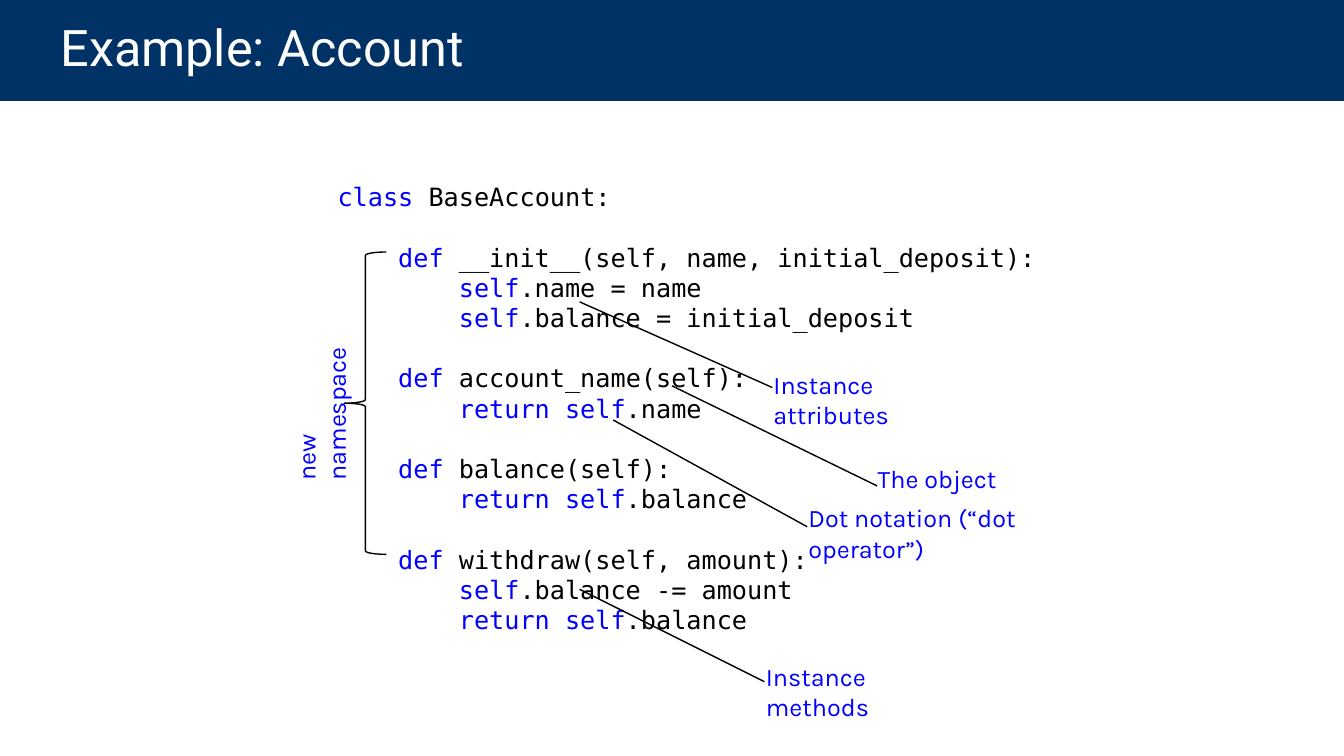
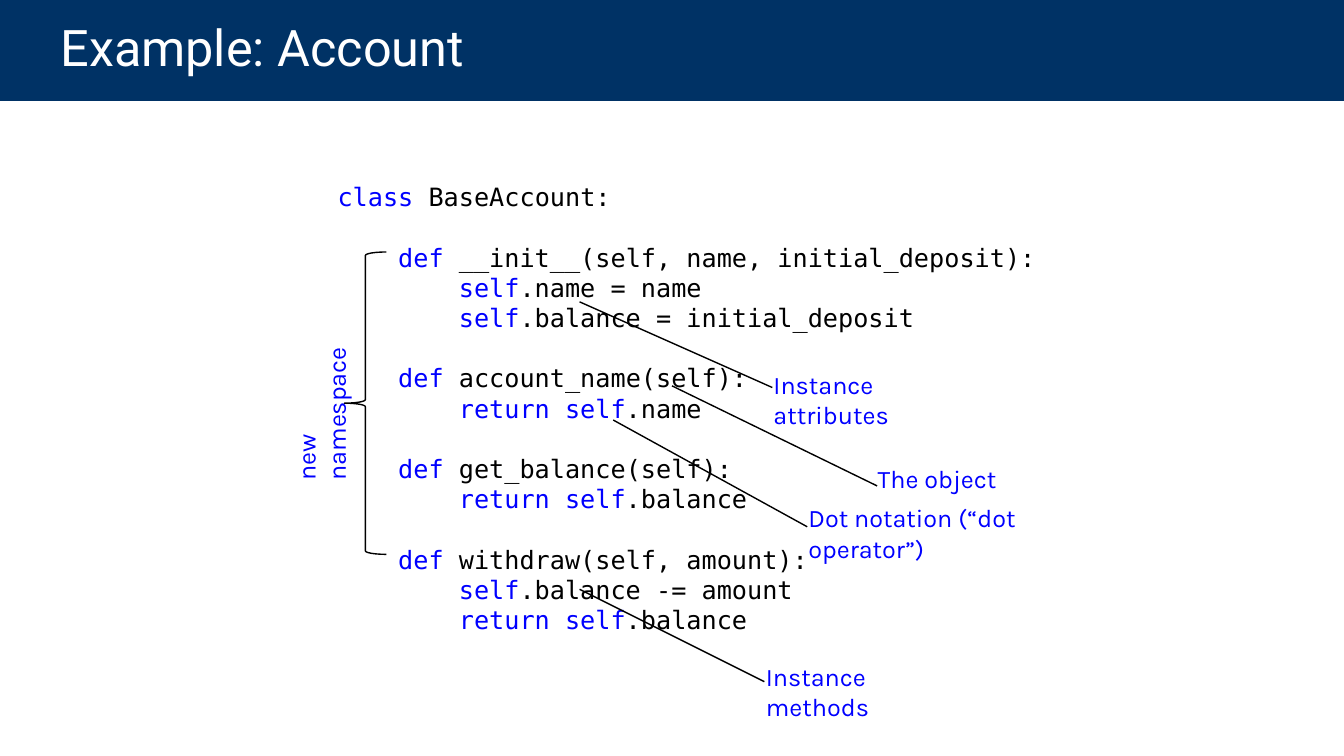
Before and after one commit to cs88-website/su24, a slide deck: slide 16 of assets/slides/su24/14-OOP.pptx. Drawn at 1344x756 pixels with LibreOffice and Linux fonts; fonts in the diff are those of the drawing. Boxes give left, top, right and bottom in pixels: in the first picture for what was removed or moved away, otherwise in the second. Text is boxed around its words. In the diff, an @@ line names an element or a change of style, - is before the commit and + after.

```diff
--- a/assets/slides/su24/14-OOP.pptx
+++ b/assets/slides/su24/14-OOP.pptx
@@ text at bbox=[398, 457, 732, 484]: text changed @@
-def balance(self):
+def get_balance(self):
```
Also in this commit, not shown: 2 other slides changed, 3 other files.
